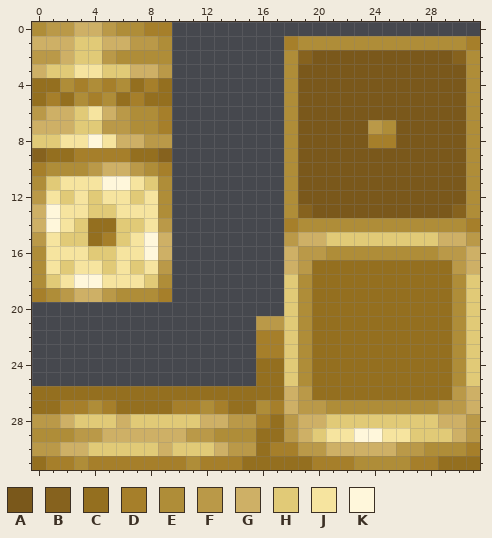
Pixel-art sprite, stored at src/assets/gauntlet/textures/decoration/gold_bells/gold_bell.png. Above is the file before it was changed.
The file is 32x32 pixels.
Palette (. is transparent): A #7a581b  B #86621e  C #946f1f  D #a67f2a  E #af8d38  F #ba9948  G #ceb066  H #e1ca77  J #f6e49f  K #fff7db
Pixels before, first column x 0:
 0 EFFGGFEEDD......................
 1 GGGHHGGFFE........DEEEEEEEEEEEED
 2 FFGHHFEEEE........EBAAAAAAAAAABE
 3 GHHJJHHGGF........EAAAAAAAAAAAAE
 4 CCEDEDECDC........EAAAAAAAAAAAAE
 5 CDCEDECDCC........EAAAAAAAAAAAAE
 6 FGGHJGFEED........EAAAAAAAAAAAAE
 7 GGGHHFFEED........EAAAAAFEAAAAAE
 8 HHJJKJGGFF........EAAAAADDAAAAAE
 9 BCCDDDDCCB........EAAAAAAAAAAAAE
10 DEEEFGGFED........EAAAAAAAAAAAAE
11 EHJJJKKJHE........EAAAAAAAAAAAAE
12 FJHJHJJHJE........EAAAAAAAAAAAAE
13 GKJJHHJJJE........EBAAAAAAAAAABE
14 GKJHCCHHJF........DEEEEEEEEEEEED
15 FJHHCDHJKG........FGGHHHHHHHHGGF
16 EJJJHHJJKG........GFFEEEEEEEEFFG
17 EJHJJHJHJF........GFCCCCCCCCCCFG
18 EHJKKJJJHE........HECCCCCCCCCCEH
19 DEFGGFEEED........HECCCCCCCCCCEH
20 ..................HECCCCCCCCCCEH
21 ................FFHECCCCCCCCCCEH
22 ................DDHECCCCCCCCCCEH
23 ................DDHECCCCCCCCCCEH
24 ................CCHECCCCCCCCCCEH
25 ................CCHECCCCCCCCCCEH
26 CCCCCCCCCCCCCCCCCCGFCCCCCCCCCCFG
27 CCDDEDCCCCDDEDCCEDGFFEEEEEEEEFFG
28 FFGHHHGHHHHHGGFFDCFGGHHHHHHHHGGF
29 EEEFFGGGGGGFFEEECCFGHJJKKJJHHHGF
30 FFGGHHHHHGHHHGFFCDDFFGGGGGFFEEED
31 CDDEDDDDDDDEDDDCCCCCDDDEEEEDDCCC
The same view after the edit:
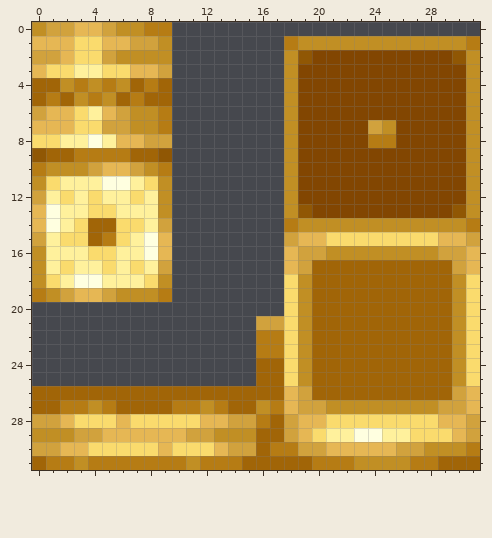
Edits made:
colour A: #7a581b -> #824601
colour B: #86621e -> #905704
colour C: #946f1f -> #a16507
colour D: #a67f2a -> #b67c14
colour E: #af8d38 -> #c18f24
colour F: #ba9948 -> #d1a23d
colour G: #ceb066 -> #e6b754
colour H: #e1ca77 -> #fadb6d
colour J: #f6e49f -> #fff19c
colour K: #fff7db -> #ffffe0
